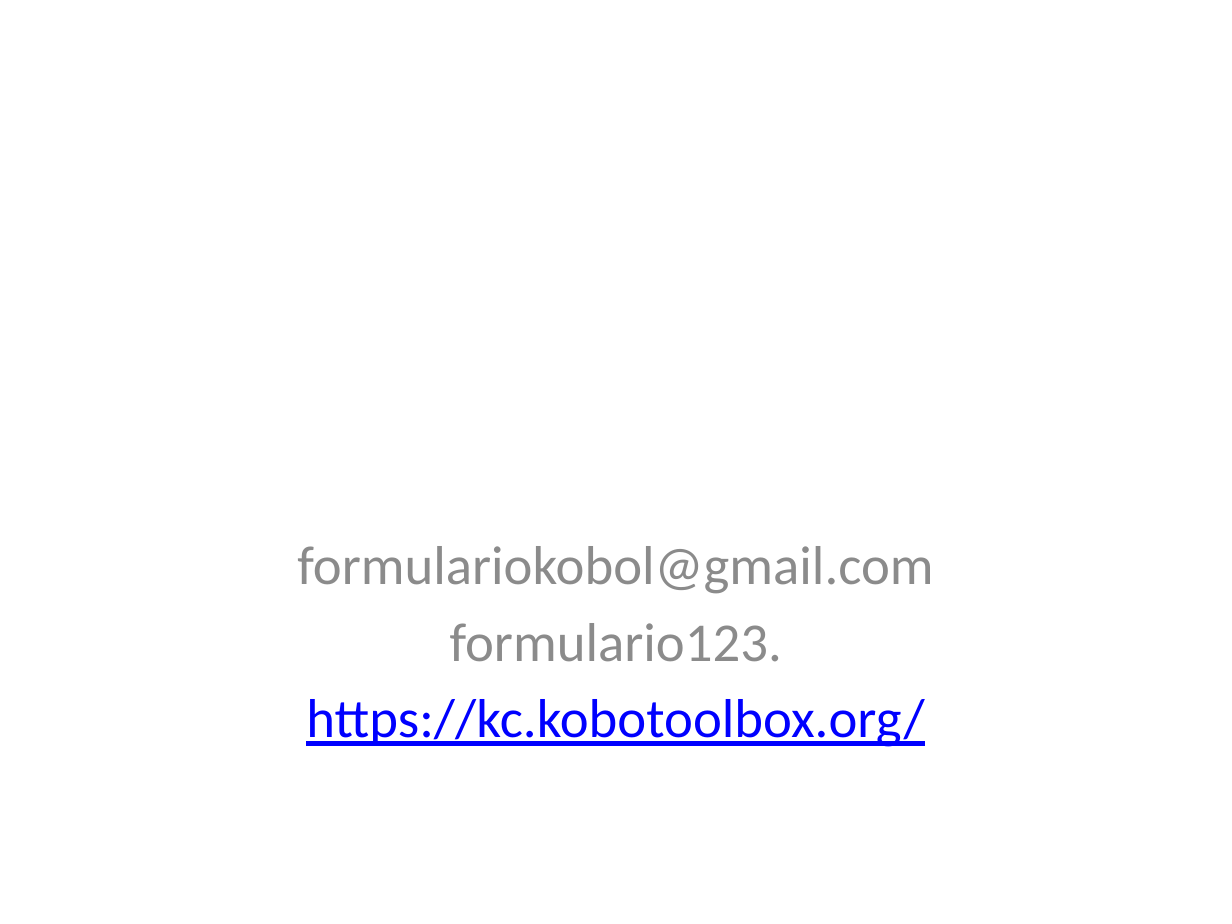
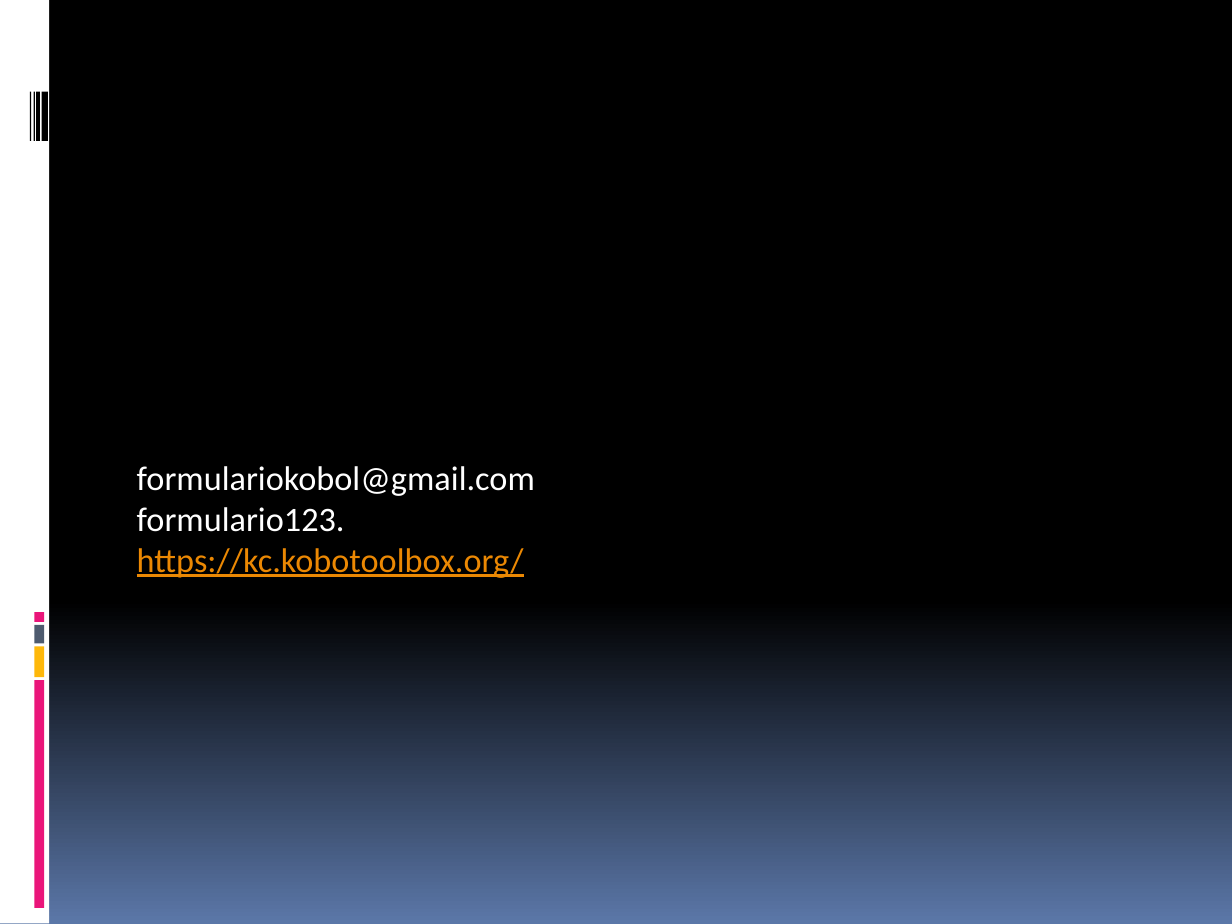
Before and after one commit to Sud-Austral/propuesta_kobol, a slide deck: slide 14 of PresentacionKobol.pptx. Drawn at 1232x924 pixels with LibreOffice and Linux fonts; fonts in the diff are those of the drawing. Boxes give left, top, right and bottom in pixels: in the first picture for what was removed or moved away, otherwise in the second. Text is boxed around its words. In the diff, an @@ line names an element or a change of style, - is before the commit and + after.

```diff
--- a/PresentacionKobol.pptx
+++ b/PresentacionKobol.pptx
@@ background #FFFFFF to gradient #000000 to #5B77A8 @@
@@ rectangle added at bbox=[0, 0, 49, 924], fill #FFFFFF @@
@@ rectangle added at bbox=[30, 91, 31, 140], fill #000000 @@
@@ rectangle added at bbox=[33, 91, 34, 140], fill #000000 @@
@@ rectangle added at bbox=[36, 91, 39, 140], fill #000000 @@
@@ rectangle added at bbox=[42, 91, 48, 140], fill #000000 @@
@@ subtitle "formulariokobol@gmail.com": place and size @@
-subtitle "formulariokobol@gmail.com" at bbox=[297, 546, 933, 747]
+subtitle "formulariokobol@gmail.com" at bbox=[137, 466, 535, 578]
@@ subtitle "formulariokobol@gmail.com" at bbox=[137, 466, 535, 578]: size 32 to 20 pt; text colour #8C8C8C to #FFFFFF in "formulariokobol@gmail.com", "formulario123."; text colour #0000FF to #EB8803 in "https://kc.kobotoolbox.org/"; alignment centre to left; less space between paragraphs; vertical alignment top to bottom @@
@@ rectangle added at bbox=[34, 625, 44, 643], fill #4E5B6F @@
@@ rectangle added at bbox=[34, 612, 44, 622], fill #EA157A @@
@@ rectangle added at bbox=[34, 647, 44, 678], fill #FEB80A @@
@@ rectangle added at bbox=[34, 680, 44, 908], fill #EA157A @@
```
Also in this commit, not shown: 13 other slides changed.
